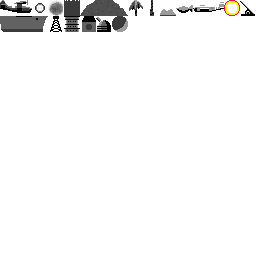
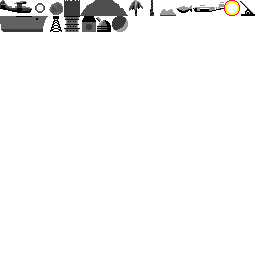
Comparing the layer stacks of the two 256 × 256 images. Changes:
added layer "tiles.png copy" above "tiles.png" over (27, 0, 220, 16)
hid "tiles.png", painted on it over (27, 0, 220, 16)
